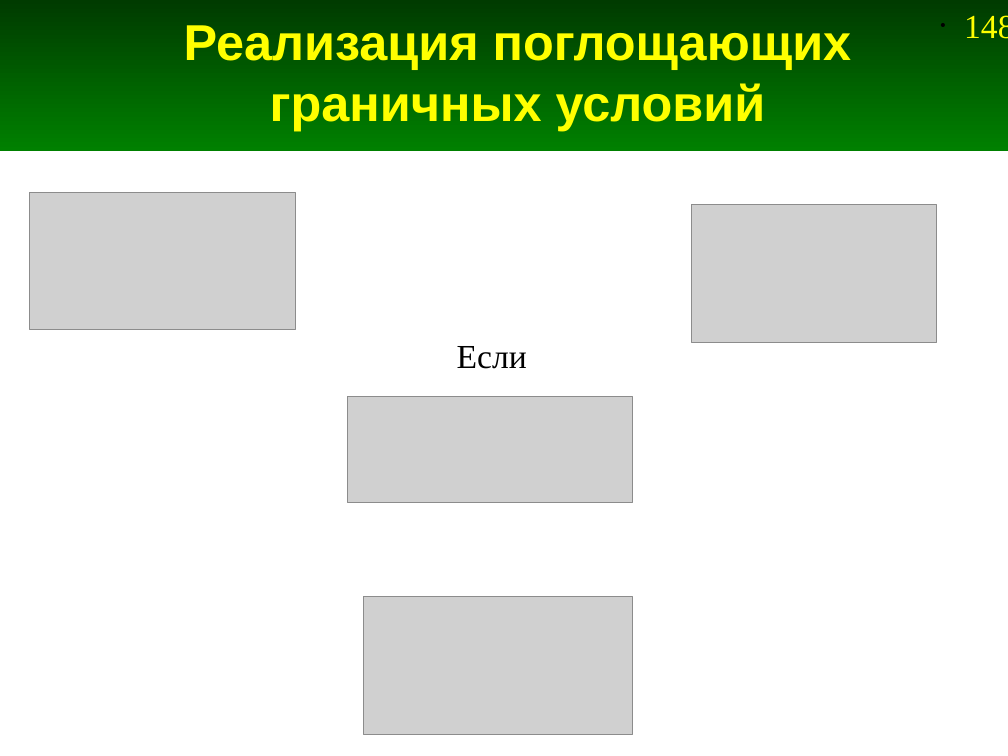
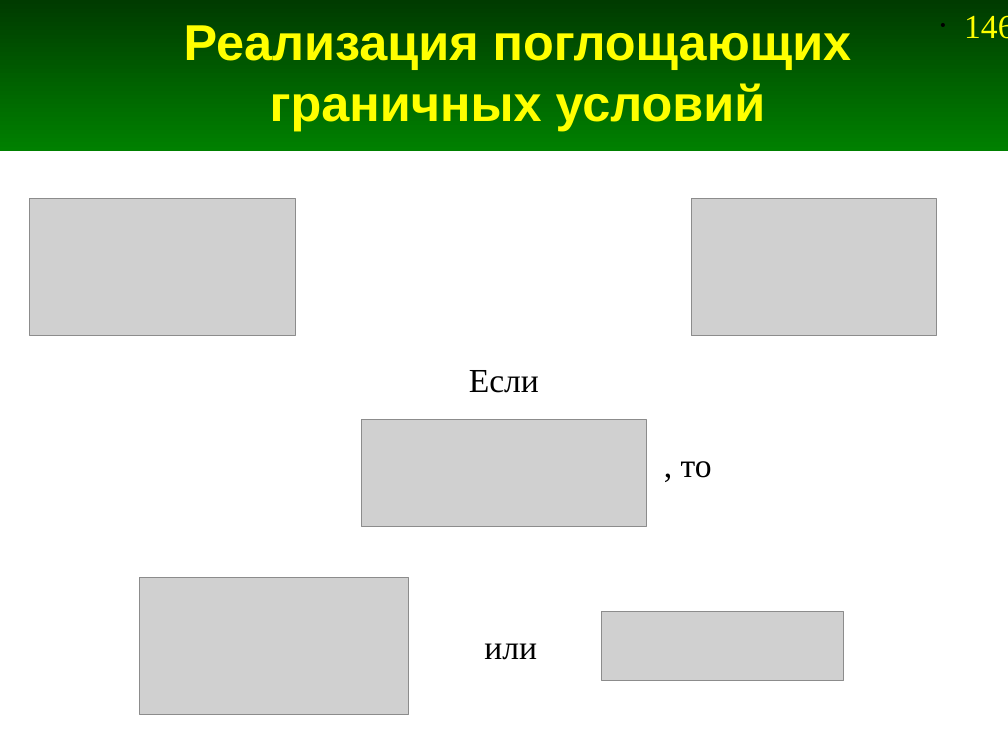
Before and after one commit to andris0147sv/modelling, a slide deck: slide 146 of presentations/2. FDTD.odp (slide 148 before the commit). Drawn at 1008x756 pixels with LibreOffice and Linux fonts; fonts in the diff are those of the drawing; grey boxes stand for pictures. Boxes give left, top, right and bottom in pixels: in the first picture for what was removed or moved away, otherwise in the second. Text is boxed around its words. In the diff, an @@ line names an element or a change of style, - is before the commit and + after.

```diff
--- a/presentations/2. FDTD.odp
+++ b/presentations/2. FDTD.odp
@@ page number at bbox=[964, 15, 1008, 39]: text changed @@
-• 148
+• 146
@@ picture: place and size @@
-picture at bbox=[29, 193, 294, 330]
+picture at bbox=[29, 199, 294, 336]
@@ picture: place and size @@
-picture at bbox=[691, 205, 936, 342]
+picture at bbox=[691, 199, 936, 336]
@@ text "Если": place and size @@
-text "Если" at bbox=[457, 346, 527, 369]
+text "Если" at bbox=[469, 370, 539, 393]
@@ picture: place and size @@
-picture at bbox=[348, 396, 633, 503]
+picture at bbox=[362, 419, 647, 526]
@@ text added at bbox=[681, 461, 712, 478], 24 pt, text #000000 @@
+, то
@@ picture: place and size @@
-picture at bbox=[363, 597, 632, 734]
+picture at bbox=[140, 578, 409, 715]
@@ picture added at bbox=[602, 612, 844, 681] @@
@@ text added at bbox=[484, 643, 537, 660], 24 pt, text #000000 @@
+или
```
Also in this commit, not shown: 20 other slides changed, 2 slides added, 3 slides removed, 9 other files.
